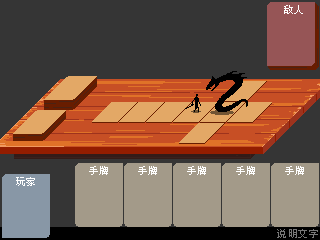
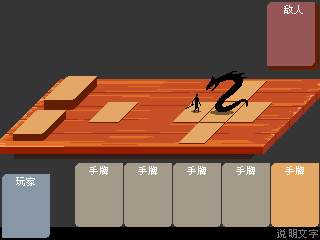
Layer changes from the first 320 x 240 image to the second:
added layer "图层 1 拷贝 3" in group "路径" over [12, 102, 138, 123]
painted on "图层 1 拷贝" over [92, 102, 192, 123]
painted on "图层 1" (7th of 7, in "手牌" › "card") over [271, 163, 319, 227]
